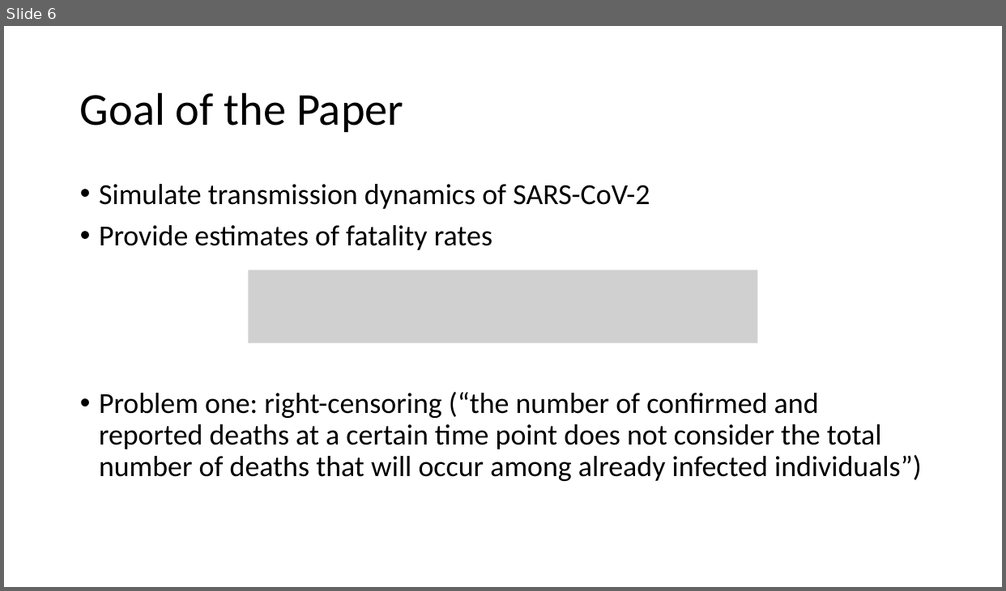
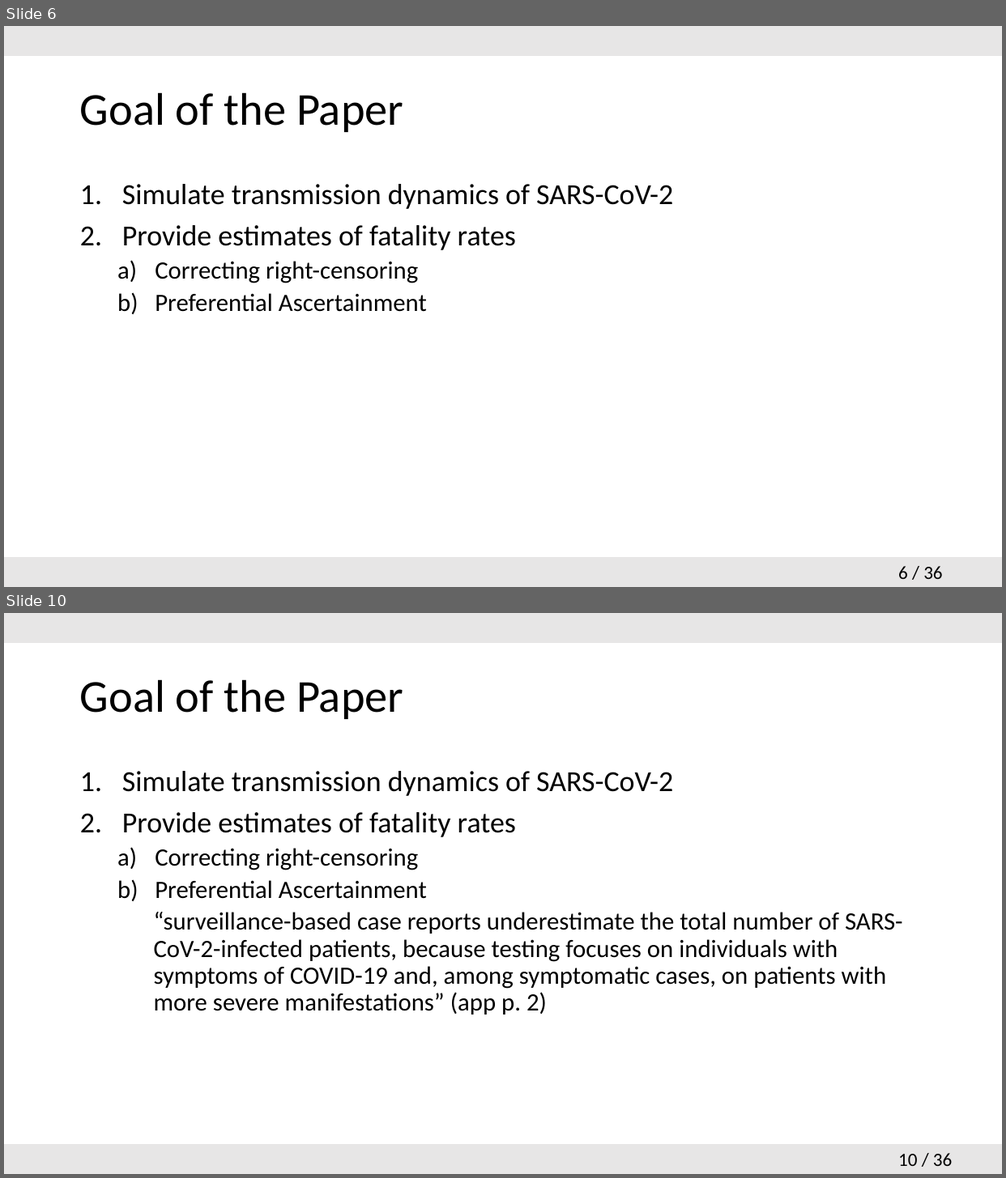
Before and after one commit to hsinyuku/Probablistic-modelling-, a slide deck: 2020-06-04_Presentation.pptx. Shown one above the other, each under a label of ours: slide 6 before the commit, slides 6 and 10 after it; the slides between them are not shown. The pictures are 1006x591 and 1006x1178 pixels, drawn with LibreOffice and Linux fonts; fonts in the diff are those of the drawing; grey boxes stand for pictures. Boxes give left, top, right and bottom in pixels: in the first picture for what was removed or moved away, otherwise in the second. Text is boxed around its words. In the diff, an @@ line names an element or a change of style, - is before the commit and + after.

Commit message:
uploading correct version of presentation

```diff
--- a/2020-06-04_Presentation.pptx
+++ b/2020-06-04_Presentation.pptx
@@ slide 10 added at <box>4,613,1002,1174</box>, background #FFFFFF; not listed: 3 template elements that a slide beside it also shows @@
@@ title added at <box>80,679,403,719</box>, 44 pt, text #000000 @@
+Goal of the Paper
@@ text added at <box>122,771,902,1015</box>, 24 pt, text #000000 @@
+1. Simulate transmission dynamics of SARS-CoV-2
+2. Provide estimates of fatality rates
+  a) Correcting right-censoring
+  b) Preferential Ascertainment
+  “surveillance-based case reports underestimate the total number of SARS-CoV-2-infected patients, because testing focuses on individuals with symptoms of COVID-19 and, among symptomatic cases, on patients with more severe manifestations” (app p. 2)
@@ slide 6 changed as well @@
@@ rectangle added at <box>4,26,1002,56</box>, fill #E7E6E6 @@
@@ text at <box>122,184,673,250</box>: bullet • to 1. @@
@@ text at <box>155,261,427,312</box>: text changed; size 28 to 24 pt @@
-• Problem one: right-censoring (“the number of confirmed and reported deaths at a certain time point does not consider the total number of deaths that will occur among already infected individuals”)
+  a) Correcting right-censoring
+  b) Preferential Ascertainment
@@ picture removed at <box>248,270,758,344</box> @@
@@ rectangle added at <box>4,557,1002,587</box>, fill #E7E6E6 @@
@@ page number added at <box>898,566,942,579</box>, 18 pt, text #000000 @@
+6 / 36
```
Also in this commit, not shown: 4 other slides changed, 30 other slides added, 4 slides removed.
